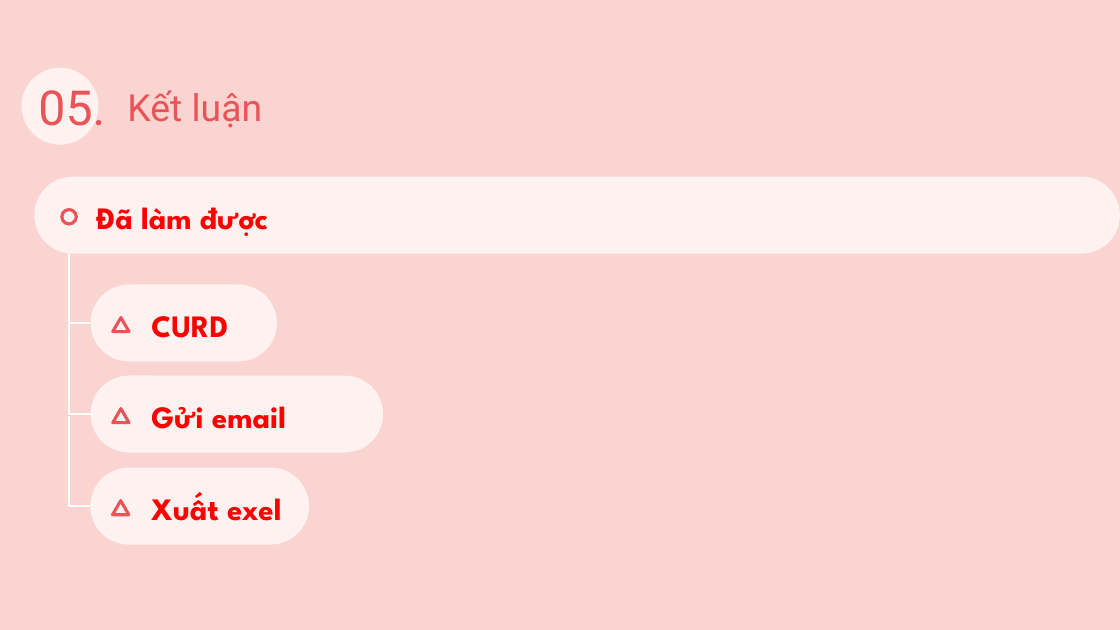
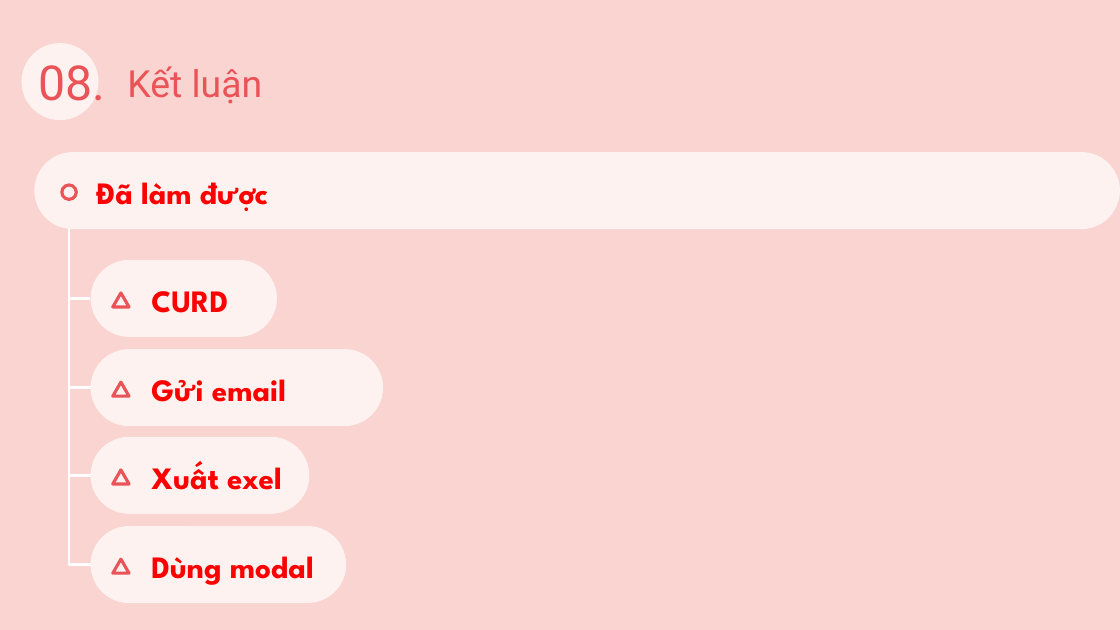
Before and after one commit to Prox404/doan1J2School, a slide deck: slide 13 of Document/slide.pptx (slide 12 before the commit). Drawn at 1120x630 pixels with LibreOffice and Linux fonts; fonts in the diff are those of the drawing. Boxes give left, top, right and bottom in pixels: in the first picture for what was removed or moved away, otherwise in the second. Text is boxed around its words. In the diff, an @@ line names an element or a change of style, - is before the commit and + after.

```diff
--- a/Document/slide.pptx
+++ b/Document/slide.pptx
@@ title at (x1=38, y1=65, x2=105, y2=101): text changed @@
-05.
+08.
@@ 3 texts, 3 rounded rectangles, 2 ellipses, 2 triangles, 2 elbow lines, 1 title moved together from (x1=21, y1=67, x2=1120, y2=452) to (x1=21, y1=43, x2=1120, y2=427) @@
@@ elbow line added from (69, 385) to (91, 475), #FFFFFF 1.5 pt @@
@@ rounded rectangle added at (x1=91, y1=437, x2=309, y2=514), fill #FEF2F0 @@
@@ elbow line moved from (68, 416) - (91, 506) to (69, 474) - (91, 564) @@
@@ triangle added at (x1=113, y1=470, x2=129, y2=484), outline #EA5458 2 pt @@
@@ text "Xuất exel" moved from (x1=151, y1=492, x2=282, y2=521) to (x1=151, y1=461, x2=282, y2=490) @@
@@ rounded rectangle resized from (x1=91, y1=467, x2=309, y2=544) to (x1=91, y1=526, x2=346, y2=604) @@
@@ triangle moved from (x1=113, y1=501, x2=129, y2=514) to (x1=113, y1=559, x2=129, y2=572) @@
@@ text added at (x1=151, y1=556, x2=314, y2=585), 20 pt, text #FF0000, bold @@
+Dùng modal
```
Also in this commit, not shown: 1 other slide changed, 1 slide added, 6 other files.
